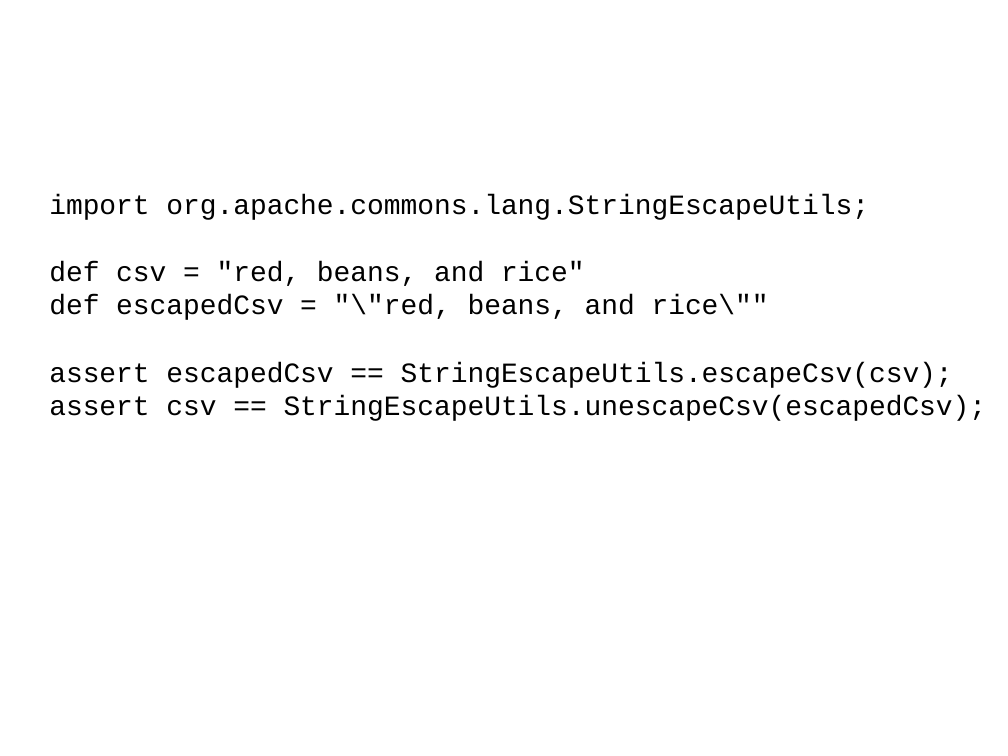
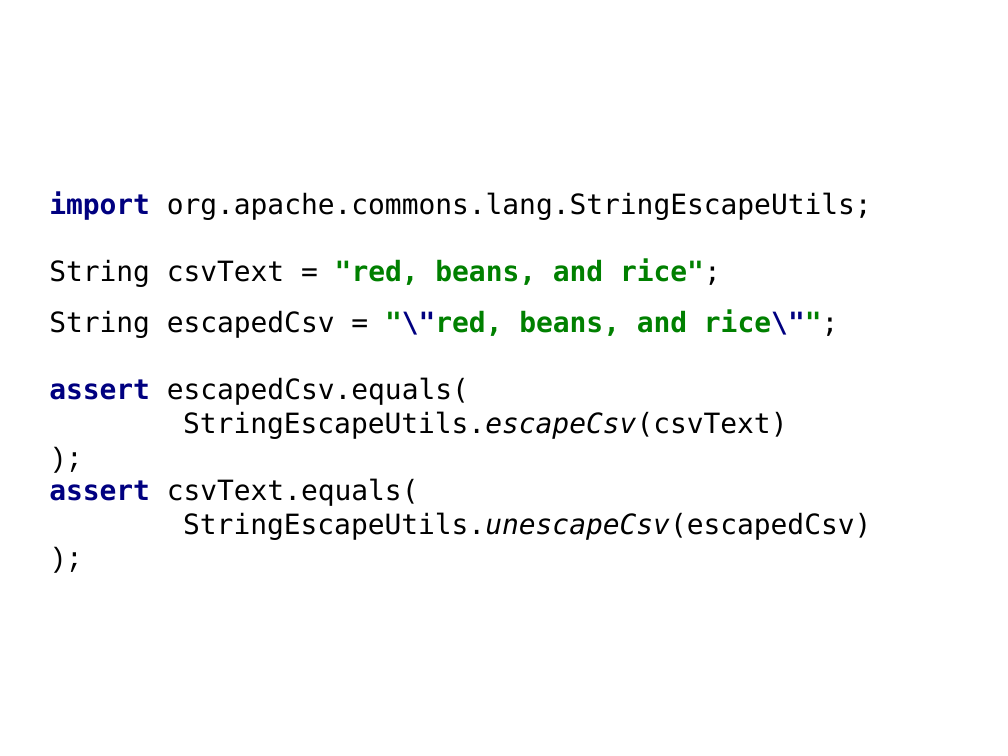
Before and after one commit to HamletDRC/presentations, a slide deck: slide 18 of javaboilerplatebusters/BoilerPlateBusters_Confess.odp (slide 17 before the commit). Drawn at 1008x756 pixels with LibreOffice and Linux fonts; fonts in the diff are those of the drawing; background and template pictures are left out. Boxes give left, top, right and bottom in pixels: in the first picture for what was removed or moved away, otherwise in the second. Text is boxed around its words. In the diff, an @@ line names an element or a change of style, - is before the commit and + after.

```diff
--- a/javaboilerplatebusters/BoilerPlateBusters_Confess.odp
+++ b/javaboilerplatebusters/BoilerPlateBusters_Confess.odp
@@ subtitle at [49, 191, 872, 219]: font Courier New to DejaVu Sans Mono in "import org.apache.commons.lang.StringEscapeUtils;"; text colour #000000 to #000080, bold on in "import" @@
@@ subtitle at [49, 259, 871, 539]: text changed; font Courier New to DejaVu Sans Mono @@
-def csv = "red, beans, and rice"
-def escapedCsv = "\"red, beans, and rice\""
-assert escapedCsv == StringEscapeUtils.escapeCsv(csv);
-assert csv == StringEscapeUtils.unescapeCsv(escapedCsv);
+String csvText = "red, beans, and rice";
+String escapedCsv = "\"red, beans, and rice\"";
+assert escapedCsv.equals(
+StringEscapeUtils.escapeCsv(csvText)
+);
+assert csvText.equals(
+StringEscapeUtils.unescapeCsv(escapedCsv)
+);
```
Also in this commit, not shown: 22 other slides changed, 12 slides added, 21 other files.
